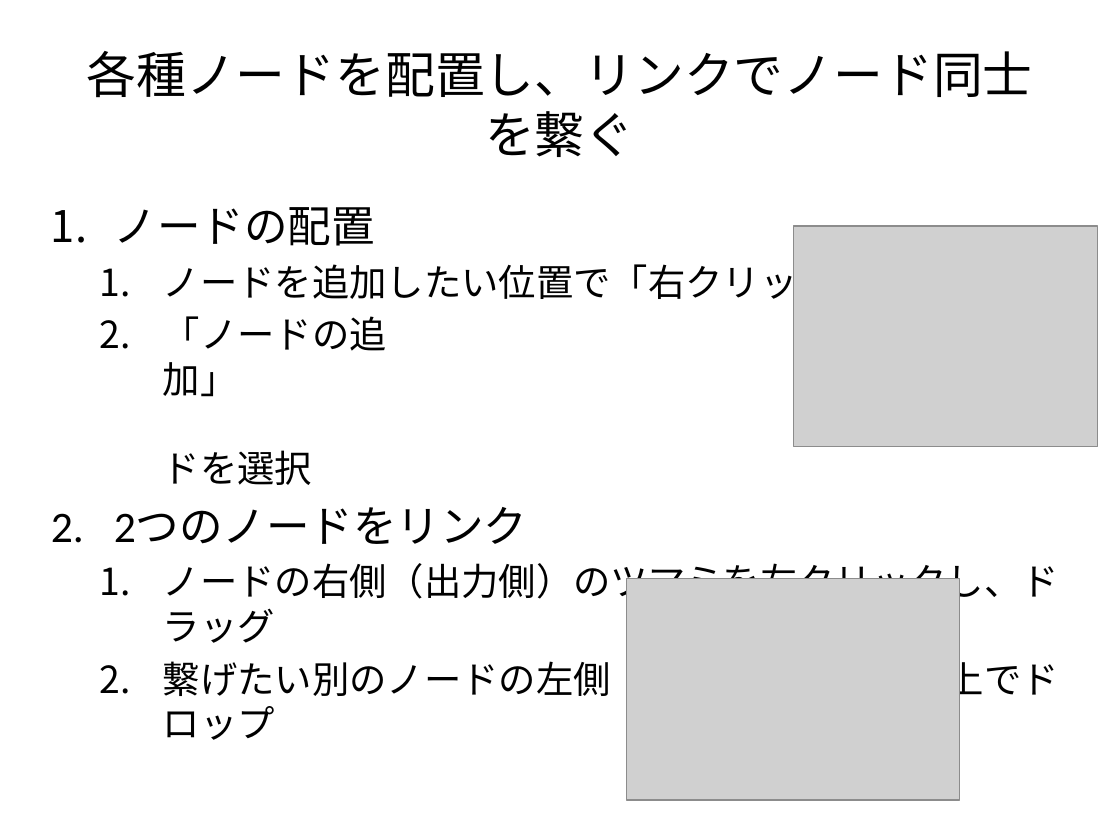
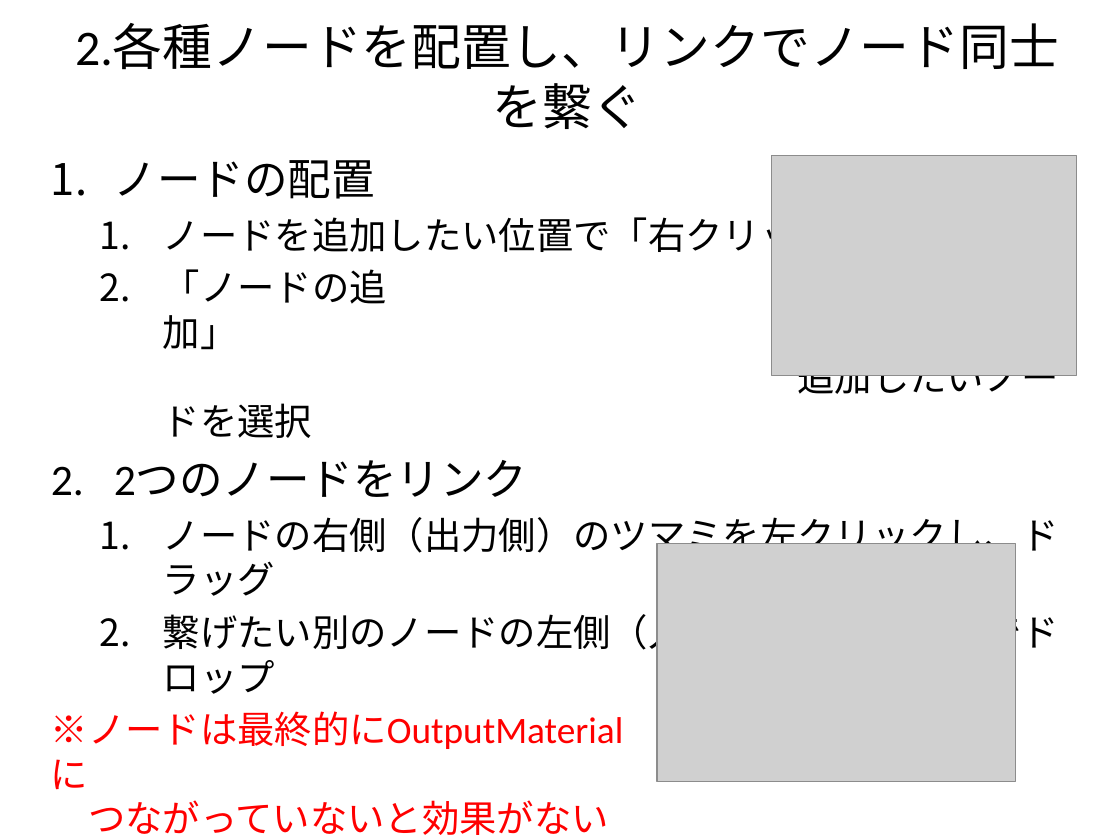
Before and after one commit to larrson/metashader, a slide deck: slide 10 of doc/メタシェーダ概要.pptx. Drawn at 1120x840 pixels with LibreOffice and Linux fonts; fonts in the diff are those of the drawing; grey boxes stand for pictures. Boxes give left, top, right and bottom in pixels: in the first picture for what was removed or moved away, otherwise in the second. Text is boxed around its words. In the diff, an @@ line names an element or a change of style, - is before the commit and + after.

Commit message:
・設計に関するpptを追加 ・ロード時にリンクの曲線が正常に表示されない不具合を修正 ・新規作成時に自動的にOutputMaterialを追加するように変更

```diff
--- a/doc/メタシェーダ概要.pptx
+++ b/doc/メタシェーダ概要.pptx
@@ title at (x1=75, y1=24, x2=1059, y2=129): text changed @@
-各種ノードを配置し、リンクでノード同士を繋ぐ
+2.各種ノードを配置し、リンクでノード同士を繋ぐ
@@ text "ノードの配置" moved from (x1=114, y1=207, x2=1059, y2=740) to (x1=51, y1=160, x2=1059, y2=835) @@
@@ picture moved from (x1=793, y1=226, x2=1098, y2=447) to (x1=772, y1=156, x2=1076, y2=376) @@
@@ picture resized from (x1=627, y1=579, x2=960, y2=801) to (x1=657, y1=543, x2=1016, y2=782) @@
@@ text at (x1=51, y1=711, x2=623, y2=835): paragraph added @@
+※ノードは最終的にOutputMaterialに つながっていないと効果がない
```
Also in this commit, not shown: 3 other slides changed, 8 other files.
